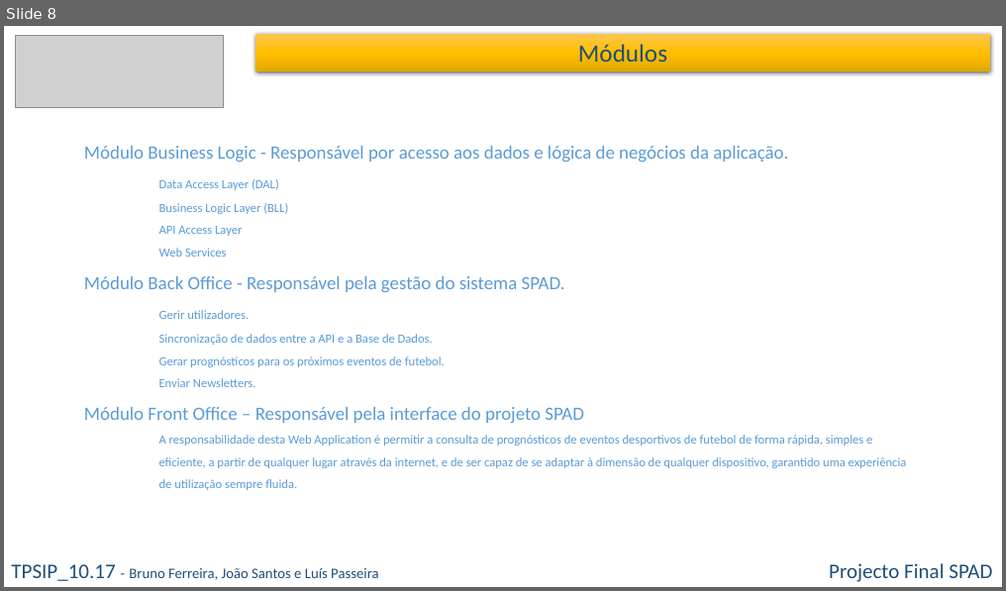
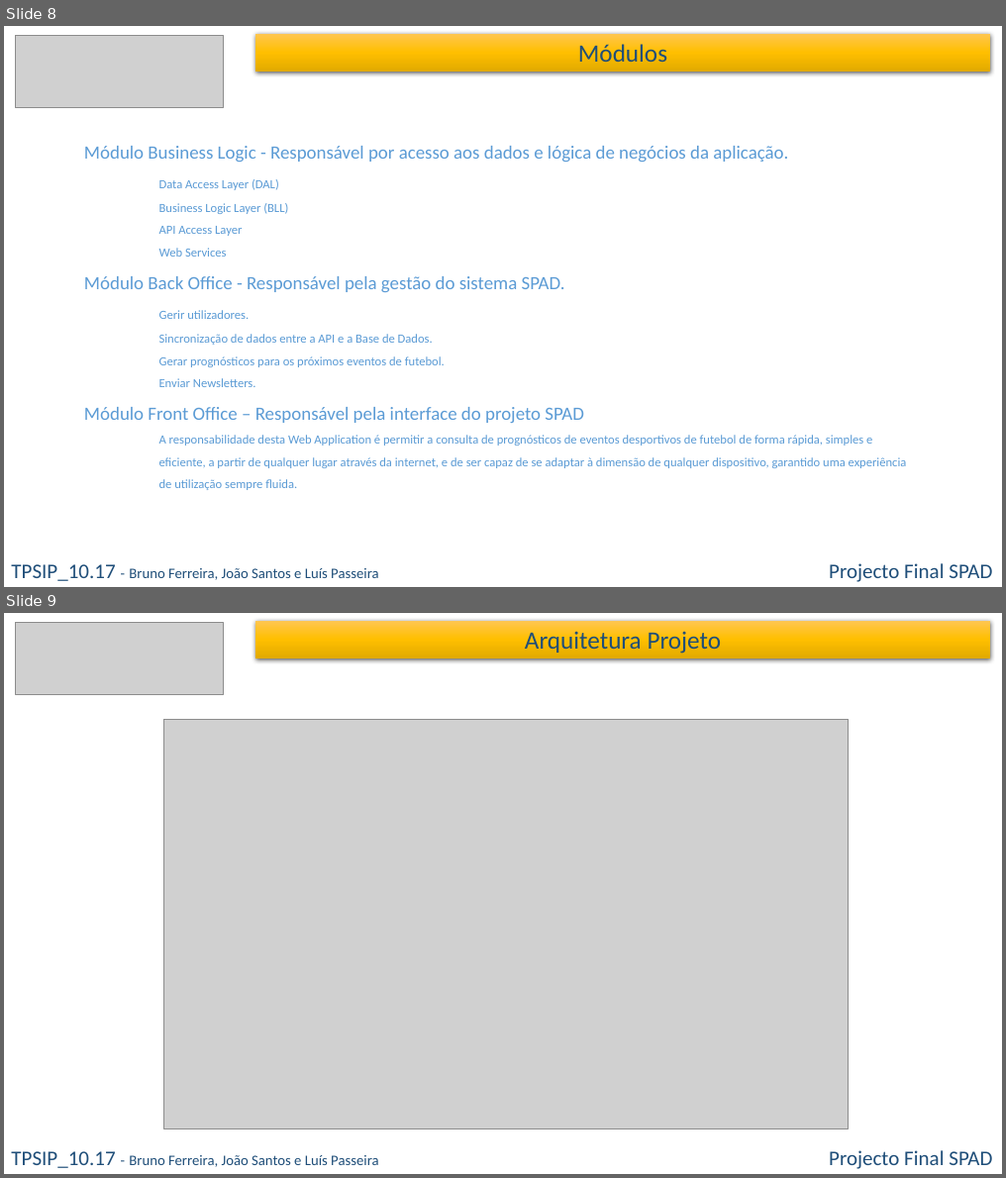
Before and after one commit to bmiguelmf/WizBall, a slide deck: 03 - Docs/01 - Project Manager/11 - PPTs/5425-ApresentacaoFinal-BrunoJoaoPasseira.pptx. Shown one above the other, each under a label of ours: slide 8 before the commit, slides 8 and 9 after it. The pictures are 1006x591 and 1006x1178 pixels, drawn with LibreOffice and Linux fonts; fonts in the diff are those of the drawing; grey boxes stand for pictures. Boxes give left, top, right and bottom in pixels: in the first picture for what was removed or moved away, otherwise in the second. Text is boxed around its words. In the diff, an @@ line names an element or a change of style, - is before the commit and + after.

```diff
--- a/03 - Docs/01 - Project Manager/11 - PPTs/5425-ApresentacaoFinal-BrunoJoaoPasseira.pptx
+++ b/03 - Docs/01 - Project Manager/11 - PPTs/5425-ApresentacaoFinal-BrunoJoaoPasseira.pptx
@@ slide 9 added at (4, 613, 1002, 1174), background #FFFFFF @@
@@ picture added at (16, 623, 224, 694) @@
@@ rectangle added at (255, 621, 991, 658), fill gradient #FFC752 to #FFC000 to #E3AB00, 24 pt, text #1F4E79 @@
+Arquitetura Projeto
@@ picture added at (163, 719, 848, 1130) @@
@@ text added at (11, 1152, 378, 1168), 14 pt, text #1F4E79 @@
+TPSIP_10.17 - Bruno Ferreira, João Santos e Luís Passeira
@@ text added at (829, 1151, 992, 1169), 20 pt, text #1F4E79 @@
+Projecto Final SPAD
```
Also in this commit, not shown: 1 other slide added, 2 other files.
